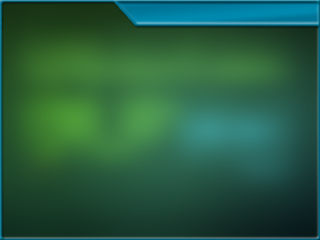
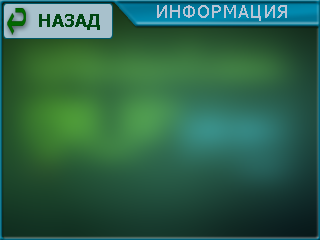
Before/after of a w=320, h=240 layered artwork. What changed in the layer stack:
added layer "НАЗАД" above "Back icon" over [39, 14, 100, 30]
added layer "Back icon" above "Shape 1 copy 3" over [7, 8, 26, 35]
added layer "Shape 1 copy 3" above "Shape 1" over [4, 4, 113, 38]
added layer "Shape 1" above "ИНФОРМАЦИЯ" over [3, 3, 114, 39]
added layer "ИНФОРМАЦИЯ" above "Layer 6" over [157, 5, 287, 21]
